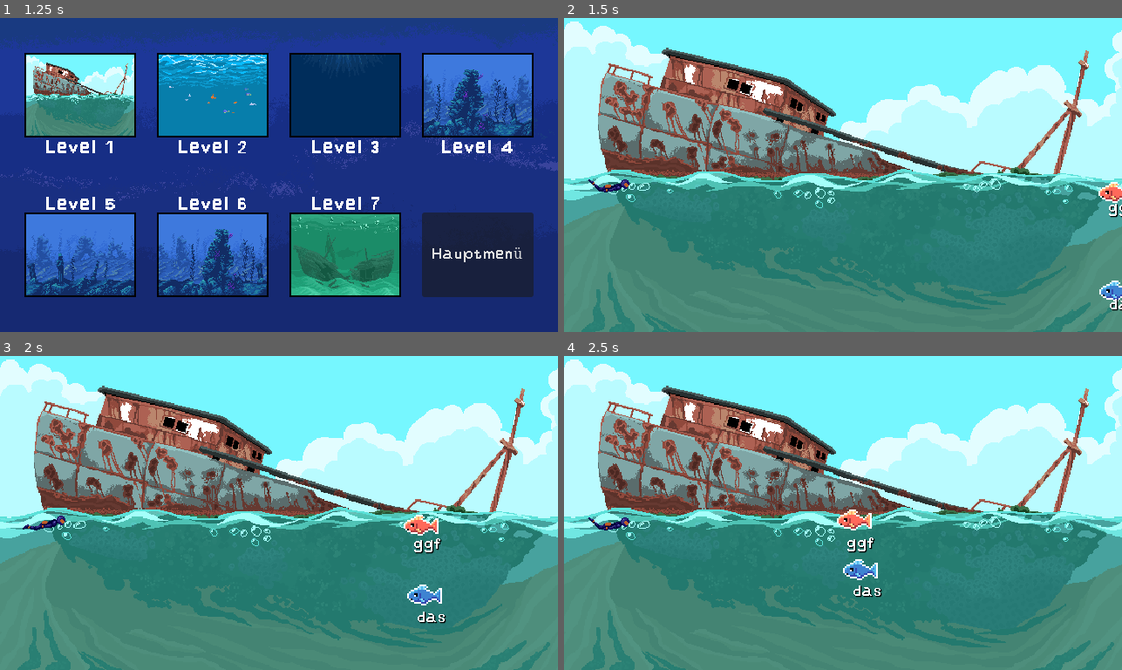
Above: before the commit, frames 1-4 (two rows, left to right).
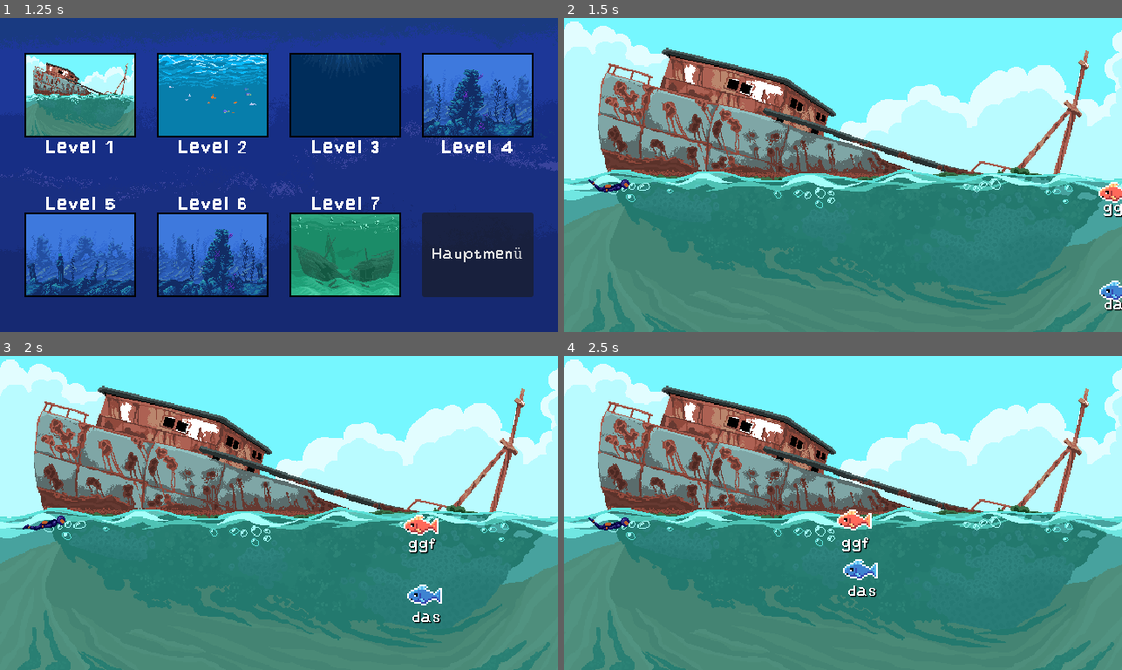
Above: after the commit, the same moments.

Repository: lehmius/typing-tides
Game: Godot game, scene res://scenes/game_state_handler.tscn
Two runs of this game, one before a commit and one after it. Both use one fixed random seed, a clock stepped at 60 frames per second and the inputs below. This scene is started directly instead of the project's main scene. The engine's default icon, where the game draws it, is replaced by a stand-in: a white triangle on a blue panel in a dark square.
Inputs (mouse positions are in pixels of both pictures, inside the frame that each line leads up to):
- Up to frame 1 (1.25 s): tap Enter at 0.5 s; move the mouse to (251, 237) at 0.52 s; click (251, 237) at 0.67 s
- Up to frame 2 (1.5 s): click (642, 96) at 1.27 s
- Up to frame 3 (2 s): no input
- Up to frame 4 (2.5 s): move the mouse to (1010, 560) at 2.02 s; click (1010, 560) at 2.17 s

Frame 1 is identical in both runs. In frame 2, 0.2% of the frame differs, in the area x 96-100%, y 59-94%; in frame 3, 0.3%, in the area x 73-80%, y 58-86%; in frame 4, 0.3%.

Commit message:
Add z-index to background to ensure it's not drawn over player sprite

Diff:
--- a/scenes/EndlessBG.tscn
+++ b/scenes/EndlessBG.tscn
@@ -1,9 +1,9 @@
 [gd_scene load_steps=3 format=3 uid="uid://dl7lssijjln6w"]
 
-[ext_resource type="Script" uid="uid://b88mqajvcwtd8" path="res://control.gd" id="1_qy3te"]
+[ext_resource type="Script" uid="uid://b88mqajvcwtd8" path="res://scripts/EndlessBG.gd" id="1_qy3te"]
 [ext_resource type="Texture2D" uid="uid://b0syrb4x0k1mq" path="res://assets/levels/background/endless_start.png" id="2_ewfgq"]
 
-[node name="Control" type="Control"]
+[node name="EndlessBG" type="Control"]
 layout_mode = 3
 anchors_preset = 15
 anchor_right = 1.0
@@ -13,6 +13,7 @@
 script = ExtResource("1_qy3te")
 
 [node name="bg1" type="TextureRect" parent="."]
+z_index = -50
 layout_mode = 0
 offset_right = 40.0
 offset_bottom = 40.0
--- a/scenes/enemy.tscn
+++ b/scenes/enemy.tscn
@@ -1139,9 +1139,9 @@
 anchors_preset = 5
 anchor_left = 0.5
 anchor_right = 0.5
-offset_left = -27.765
+offset_left = -33.765
 offset_top = 15.0
-offset_right = 40.235
+offset_right = 34.235
 offset_bottom = 38.0
 grow_horizontal = 2
 size_flags_horizontal = 3
--- a/control.gd
+++ b/scripts/EndlessBG.gd
@@ -22,13 +22,13 @@
 		backgrounds.remove_at(0)
 
 
-
 ## Creates a new background instance
 ##
 ## @returns: Reference to TextureRectNode
 func createNewBackground(yposition=0):
 	var backgroundRect = TextureRect.new()
 	backgroundRect.texture=scrollingBGTexture
+	backgroundRect.z_index=-50
 	add_child(backgroundRect)
 	backgroundRect.position.y=yposition
 	return backgroundRect
--- a/scripts/game_state_handler.gd
+++ b/scripts/game_state_handler.gd
@@ -361,7 +361,7 @@
 	elif levelID>-1:
 		# For endless mode; currently just levels in order. TODO: More randomness
 		if levelID==0:
-			add_child(scene.instantiate())	# Add background for endlessa
+			add_child(scene.instantiate())	# Add background for endlessaa
 			var data = []
 			for i in range(5,8):		# Use words from levels 5-8
 				data+=DataLoader.getLevelWords(i)
Renamed: control.gd.uid -> scripts/EndlessBG.gd.uid
